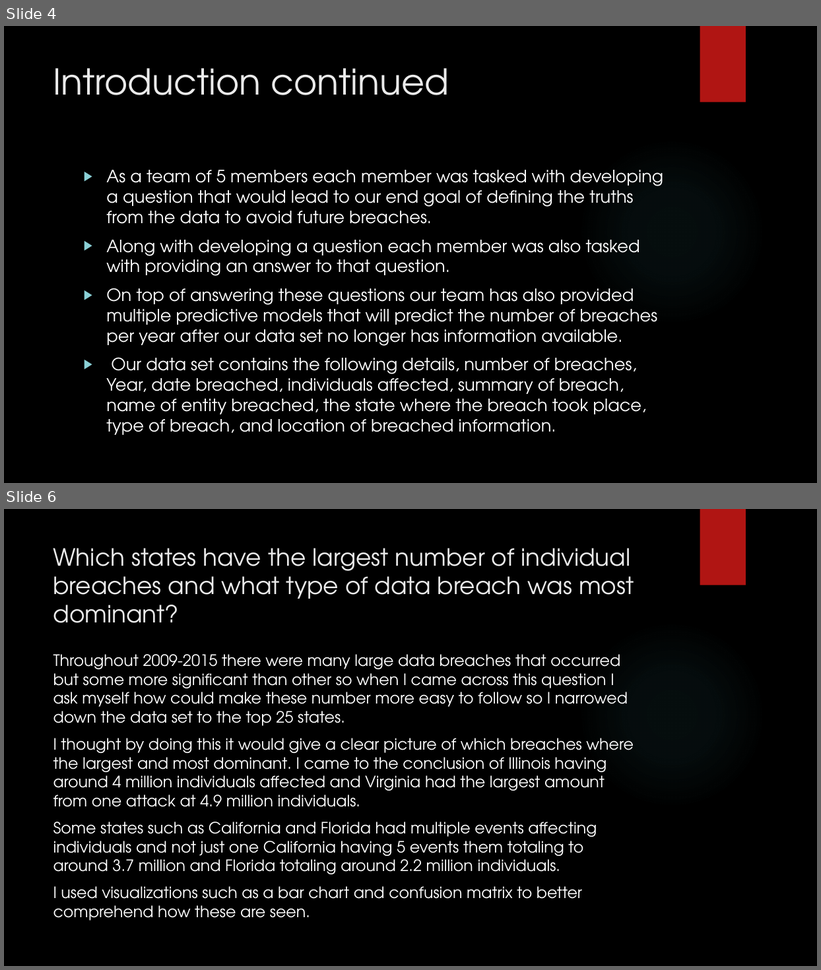
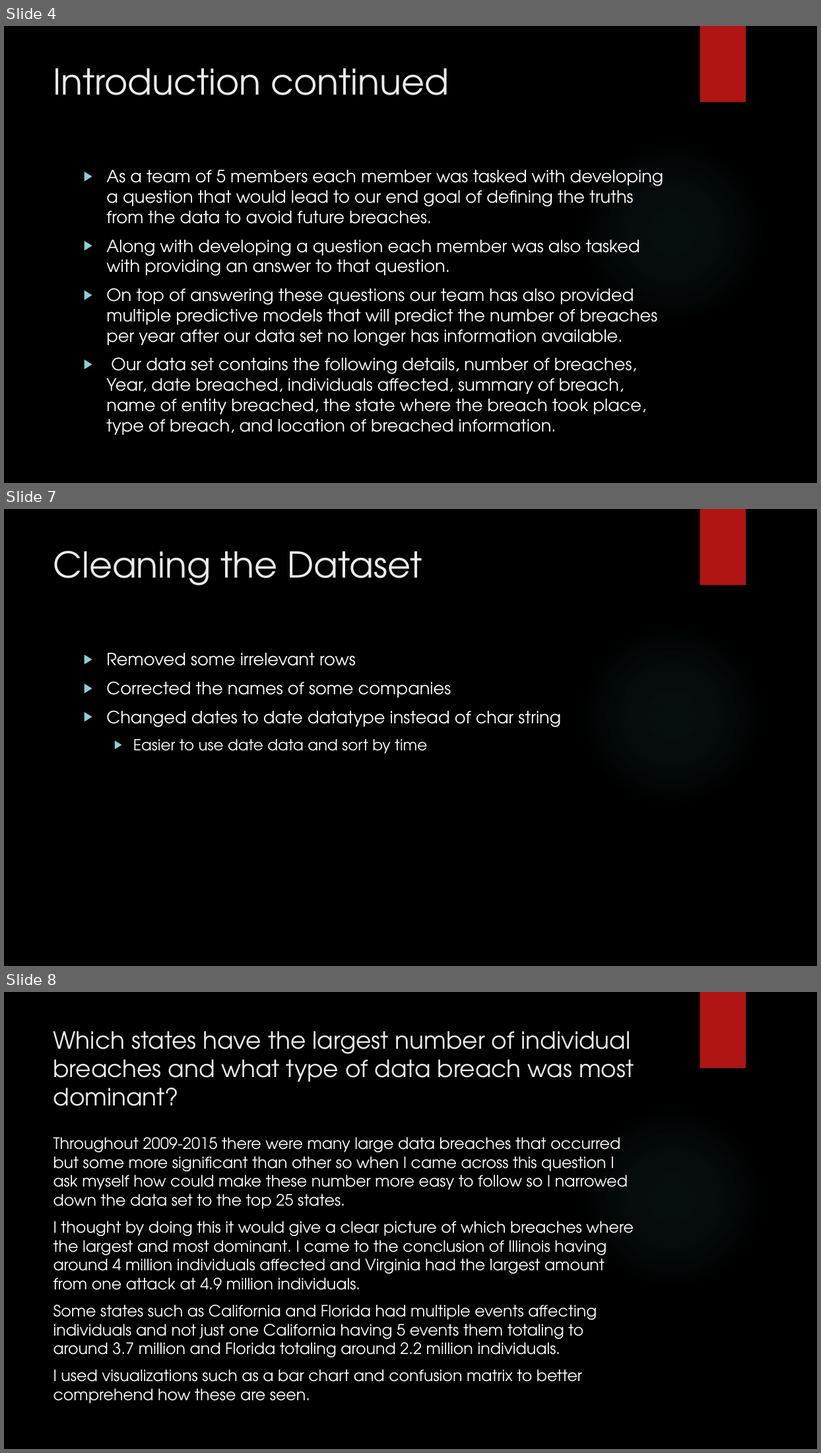
Before and after one commit to bigjohn80000/CIS435-Project, a slide deck: Final presentation_CIS435.pptx. Shown one above the other, each under a label of ours: slides 4 and 6 before the commit, slides 4, 7 and 8 after it; the slides between them are not shown. The pictures are 821x970 and 821x1453 pixels, drawn with LibreOffice and Linux fonts; fonts in the diff are those of the drawing; background and template pictures are left out. Boxes give left, top, right and bottom in pixels: in the first picture for what was removed or moved away, otherwise in the second. Text is boxed around its words. In the diff, an @@ line names an element or a change of style, - is before the commit and + after.

```diff
--- a/Final presentation_CIS435.pptx
+++ b/Final presentation_CIS435.pptx
@@ slide 7 added at (x1=4, y1=509, x2=817, y2=966), background picture (left out); not listed: 2 template elements that a slide beside it also shows @@
@@ title added at (x1=54, y1=551, x2=422, y2=586), 42 pt, text #EBEBEB @@
+Cleaning the Dataset
@@ text added at (x1=106, y1=653, x2=561, y2=754), 20 pt, text #FFFFFF @@
+▶ Removed some irrelevant rows
+▶ Corrected the names of some companies
+▶ Changed dates to date datatype instead of char string
+  ▶ Easier to use date data and sort by time
@@ what was slide 6 is now slide 8 @@
```
Also in this commit, not shown: 1 slide changed, 1 other slide added.
